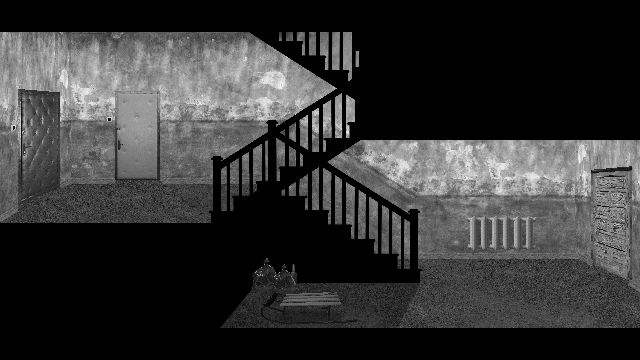
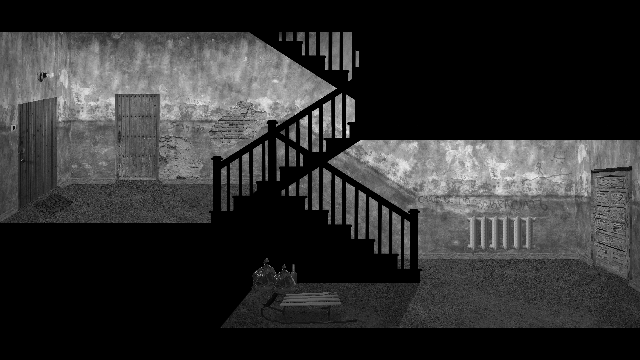
Revision of a layered (640, 360) image; what changed, layer by layer:
added layer "Слой 31" above "Черно-белое 1" over [0, 32, 640, 328]
moved "виньетка" (1st of 2) out of group "Группа 1" over [0, 32, 640, 328]
showed "виньетка" (2nd of 2, in "виньетка") over [0, 32, 640, 328]
added group "Группа 3" with 105 layers over [0, 32, 640, 328]
moved "2 ЛЕСТНИЦА" into group "Группа 3" over [209, 67, 365, 156]
moved "Группа 1" into group "Группа 3" over [0, 32, 640, 328]
added group "Группа 2" with 96 layers in group "Группа 1" over [0, 32, 640, 328]
added layer "Слой 23" (84%) in group "Группа 2" over [159, 101, 267, 179]
moved "визуал" into group "Группа 2" over [0, 32, 640, 328]
moved "ТЕНЬ" into group "Группа 2" over [201, 137, 419, 328]
moved "ГРАФФИТИ" into group "Группа 2" over [2, 86, 617, 248]
painted on "Слой 4" over [82, 143, 572, 184]
moved "звонки" into group "Группа 2" over [11, 32, 548, 214]
added layer "Слой 25" in group "звонки" over [243, 32, 359, 115]
removed layer "квартира юры" from group "Группа 1" over [18, 89, 60, 205]
moved "ЛЕВЫЙ БОК" into group "Группа 2" over [0, 32, 71, 214]
moved "3 ЛЕСТНИЦА" into group "Группа 2" over [221, 32, 359, 114]
moved "мусор" into group "Группа 2" over [48, 73, 581, 318]
moved "лестница" into group "Группа 2" over [0, 32, 640, 328]
moved "плинтус" into group "Группа 2" over [394, 253, 640, 292]
moved "бока" into group "Группа 2" over [537, 140, 640, 286]
moved "пол 1" into group "Группа 2" over [220, 255, 640, 328]
moved "стены" into group "Группа 2" over [0, 32, 640, 262]
moved "Слой 16" into group "Группа 2" over [0, 32, 640, 328]
…and 20 more changes (7 added, 2 painted, 10 stack, 2 visibility)
